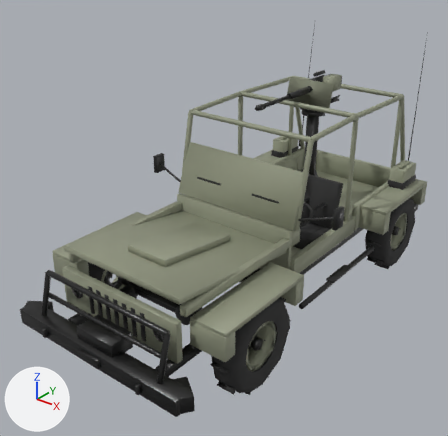
A saved change to the glTF model aivilo/assets/vehicles/jeep.glb.
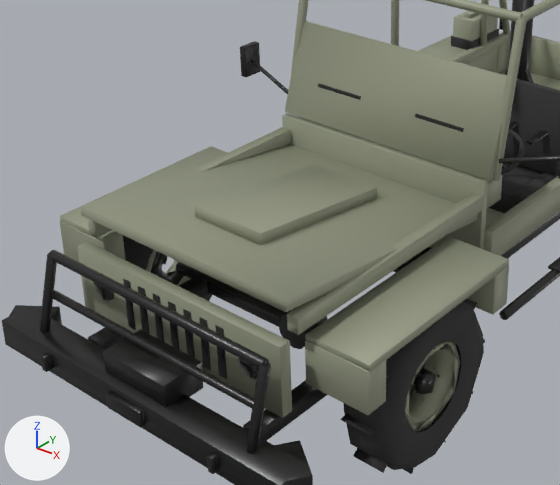
Each version is shown whole from a 50 mm lens placed at (3.26, -4.73, 3.55), pointed at (-0.15, -0.47, 0.91), then close up on the part from 4% to 74% of the width and 30% to 92% of the height. The lights are fixed; the arrows at lower left show +X, +Y and +Z. The older version's two pictures come first. Where no turn or scale is listed for an object, it has been applied to the vertices.

Names of what the first close-up shows: 'body', 'wheel_fl', 'wheel_fr' and 1 more.
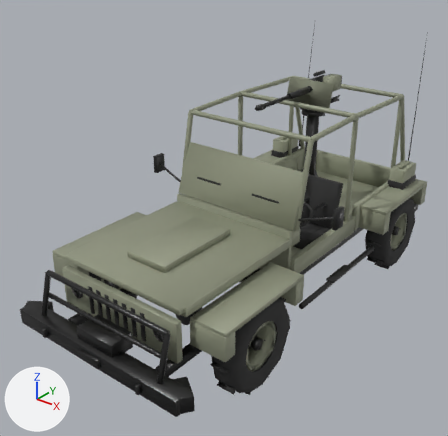
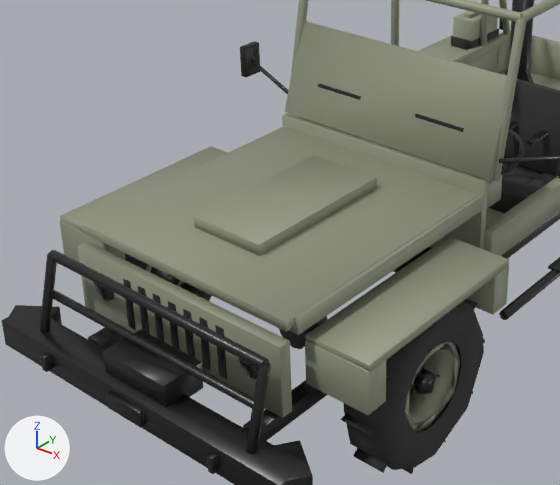
Location of each change, (x1, y1, x2, y2) in pixels of the close-ups (560 x 485 px; the box of a moved part takes in the faces that stretch with it):
part 1 of me_body, added
    after: (82, 127, 479, 331)
part 2 of me_body, moved or reshaped
    before: (81, 144, 478, 378)
    after: (94, 155, 377, 370)
'wheel_fr', unchanged, covered by the edit
    before: (123, 236, 212, 301)
    after: (125, 254, 212, 301)

The change, as a list of edits to the scene's bpy script:
```text
Change me_body:
    where me_body.from_pydata(...)  # 4323 vertices, 8066 faces; spans x -1.07..1.07, y -2.37..2.07, z 0.32..2.45
    used by ob_body; location = (0.0, 0.0, 0.0)
    me_body part 1: the loose piece of 27 vertices spanning x 0.65..0.99, y -1.88..-0.83, z 0.82..0.86 is copied, and the copy is scaled about its middle by (3.83, 1.35, 1.25), then moved by (-0.82, 0.07, 0.12); it spans x -0.65..0.65, y -1.99..-0.57, z 0.93..0.99
    me_body part 2: 75 vertices moved from x -0.54..0.54, y -2.04..-0.11, z 0.68..1.09 to x -0.54..0.54, y -2.04..-0.11, z 0.68..1.04; 41 vertices removed from x -0.65..0.65, y -1.99..-0.57, z 0.84..1.1; 14 vertices added at x -0.21..0.21, y -1.68..-0.83, z 0.98..1.04
```
